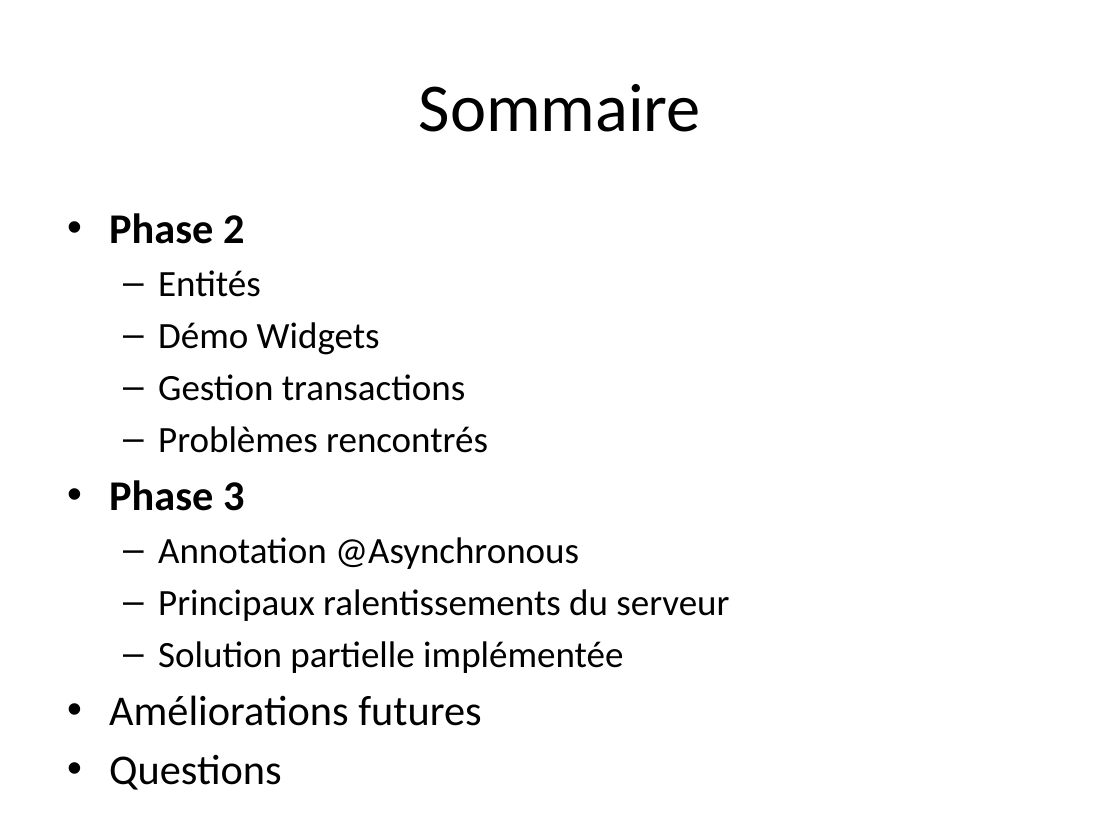
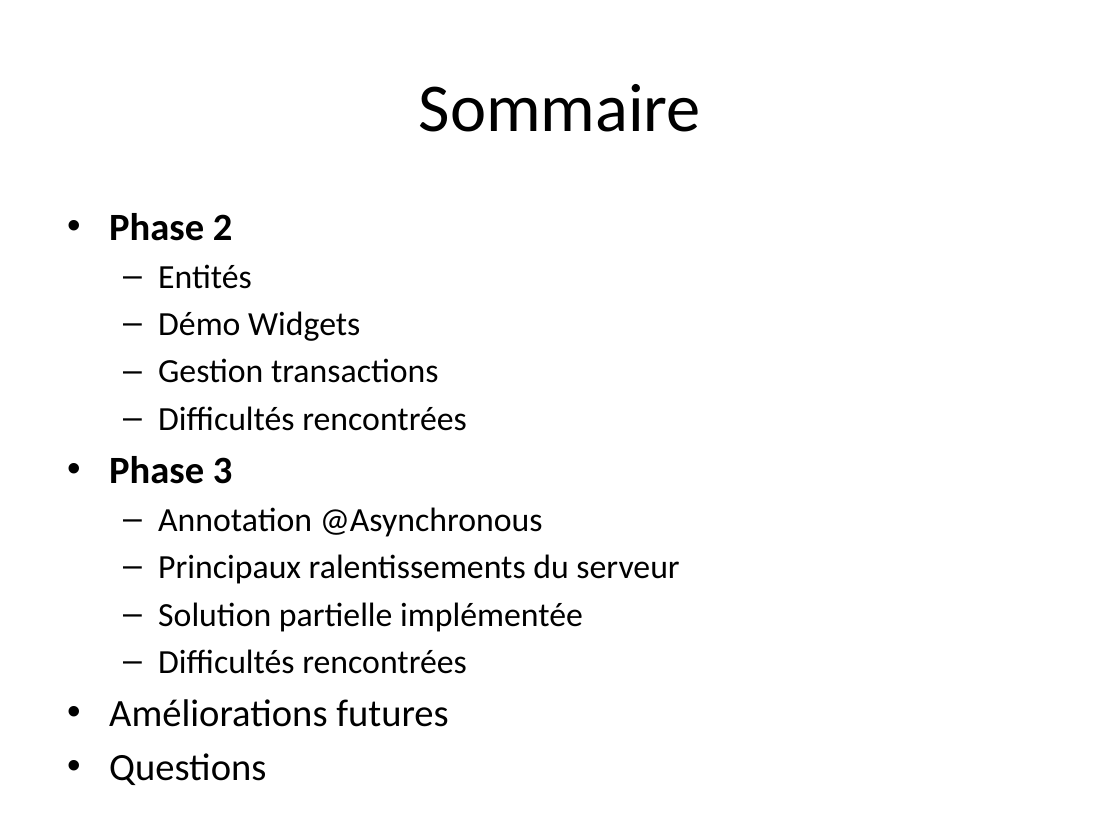
Before and after one commit to michellesakam/Teaching-HEIGVD-AMT-2015-Project, a slide deck: slide 2 of presentation/presentation.pptx. Drawn at 1120x840 pixels with LibreOffice and Linux fonts; fonts in the diff are those of the drawing. Boxes give left, top, right and bottom in pixels: in the first picture for what was removed or moved away, otherwise in the second. Text is boxed around its words. In the diff, an @@ line names an element or a change of style, - is before the commit and + after.

```diff
--- a/presentation/presentation.pptx
+++ b/presentation/presentation.pptx
@@ text at (109,213,679,727): size 27.2 to 24.8 pt in "Phase 2", "Phase 3", "Améliorations futures", "Questions"; size 23.8 to 21.7 pt in "Entités", "Démo Widgets", "Gestion transactions", "Annotation @Asynchronous" and 2 more places @@
@@ text at (158,406,467,431): text changed; size 23.8 to 21.7 pt @@
-  – Problèmes rencontrés
+  – Difficultés rencontrées
@@ text at (158,649,467,674): paragraph added @@
+  – Difficultés rencontrées
```
